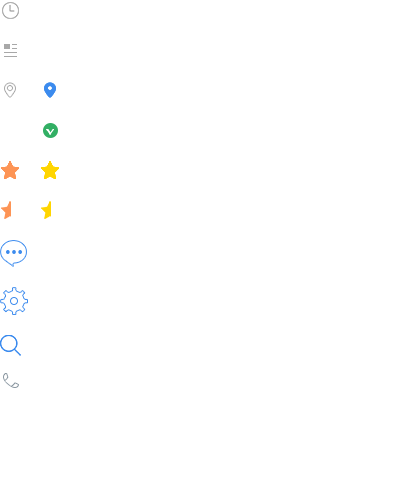
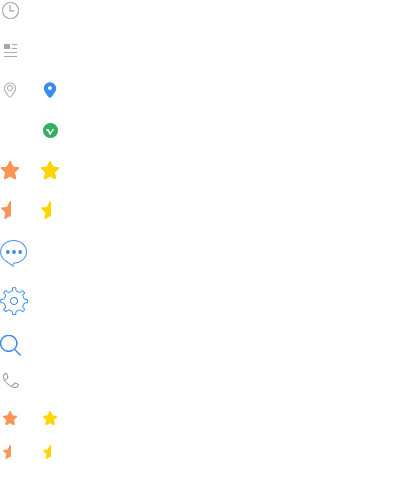
Layer changes from the first 400 × 500 image to the second:
added group "star 拷贝" with 4 layers above "star" over [3, 411, 57, 459]
added layer "评分 拷贝 4" (1st of 2, in "star 拷贝") in group "star 拷贝" over [3, 445, 11, 459]
added layer "评分 拷贝 7" (1st of 2, in "star 拷贝") in group "star 拷贝" over [43, 411, 57, 425]
added layer "评分 拷贝 6" (1st of 2, in "star 拷贝") in group "star 拷贝" over [3, 411, 17, 425]
added layer "评分 拷贝 3" (1st of 2, in "star 拷贝") in group "star 拷贝" over [43, 445, 51, 459]
